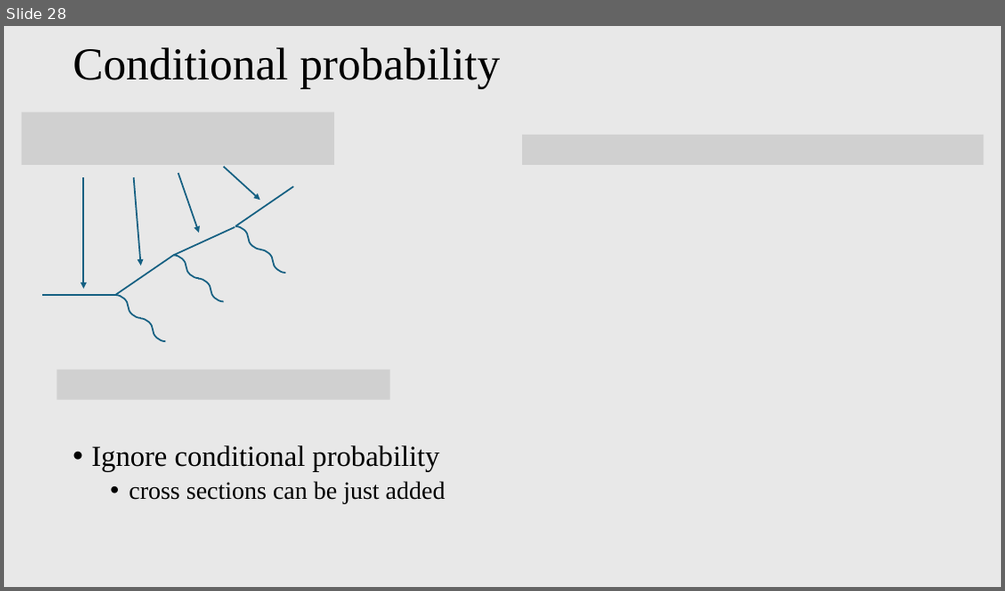
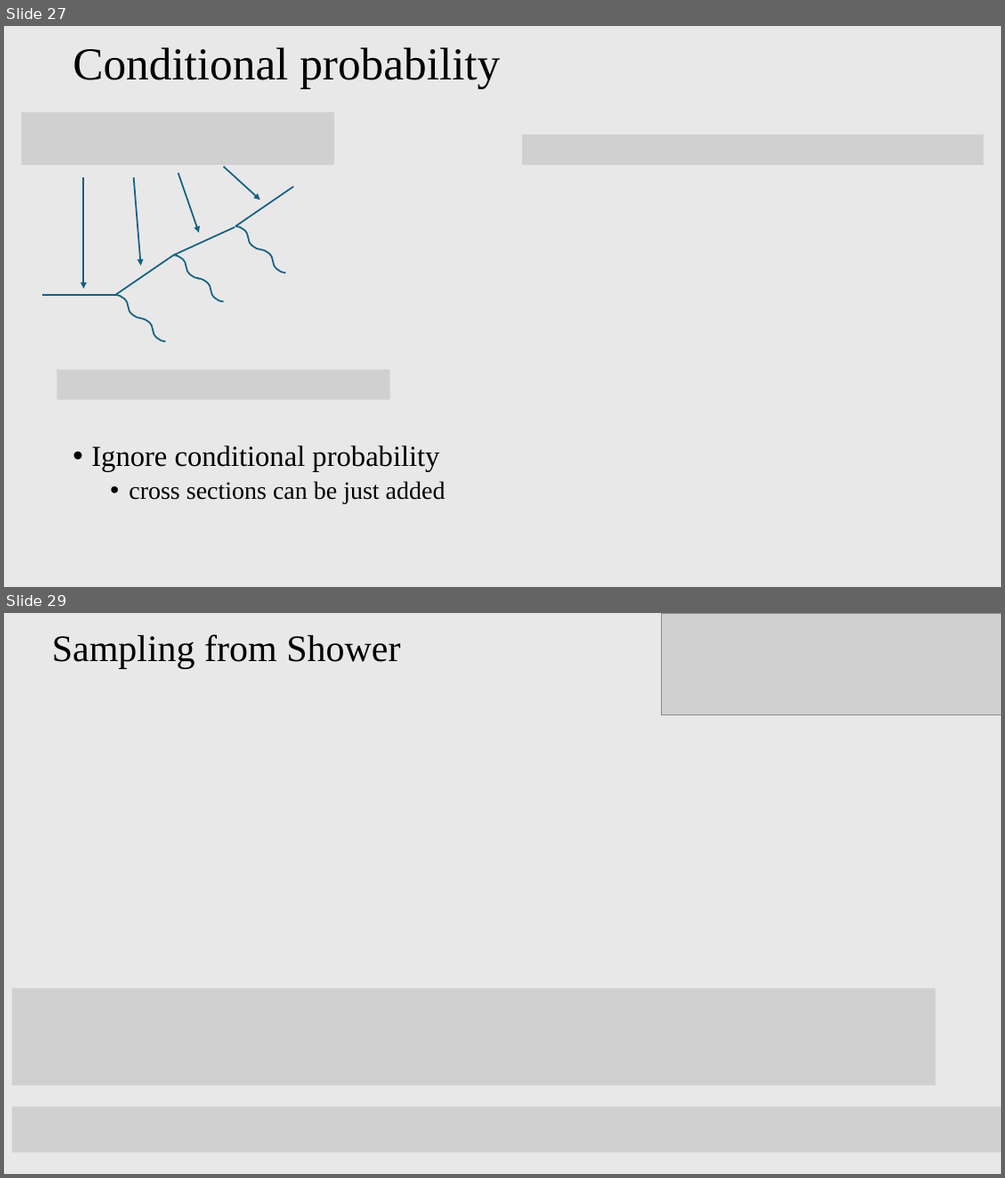
Before and after one commit to PeiranLi001/mCP_BDX, a slide deck: presentation/mCP_BDX.pptx. Shown one above the other, each under a label of ours: slide 28 before the commit, slides 27 and 29 after it; the slides between them are not shown. The pictures are 1005x591 and 1005x1178 pixels, drawn with LibreOffice and Linux fonts; fonts in the diff are those of the drawing; grey boxes stand for pictures. Boxes give left, top, right and bottom in pixels: in the first picture for what was removed or moved away, otherwise in the second. Text is boxed around its words. In the diff, an @@ line names an element or a change of style, - is before the commit and + after.

```diff
--- a/presentation/mCP_BDX.pptx
+++ b/presentation/mCP_BDX.pptx
@@ slide 29 added at (4,613,1001,1174), background #E8E8E8 @@
@@ text added at (52,634,400,668), 36 pt, text #000000 @@
+Sampling from Shower
@@ picture added at (662,613,1001,714) @@
@@ picture added at (12,989,936,1086) @@
@@ picture added at (12,1107,1001,1152) @@
@@ what was slide 28 is now slide 27 @@
```
Also in this commit, not shown: 2 slides changed, 8 other slides added, 1 slide removed.
